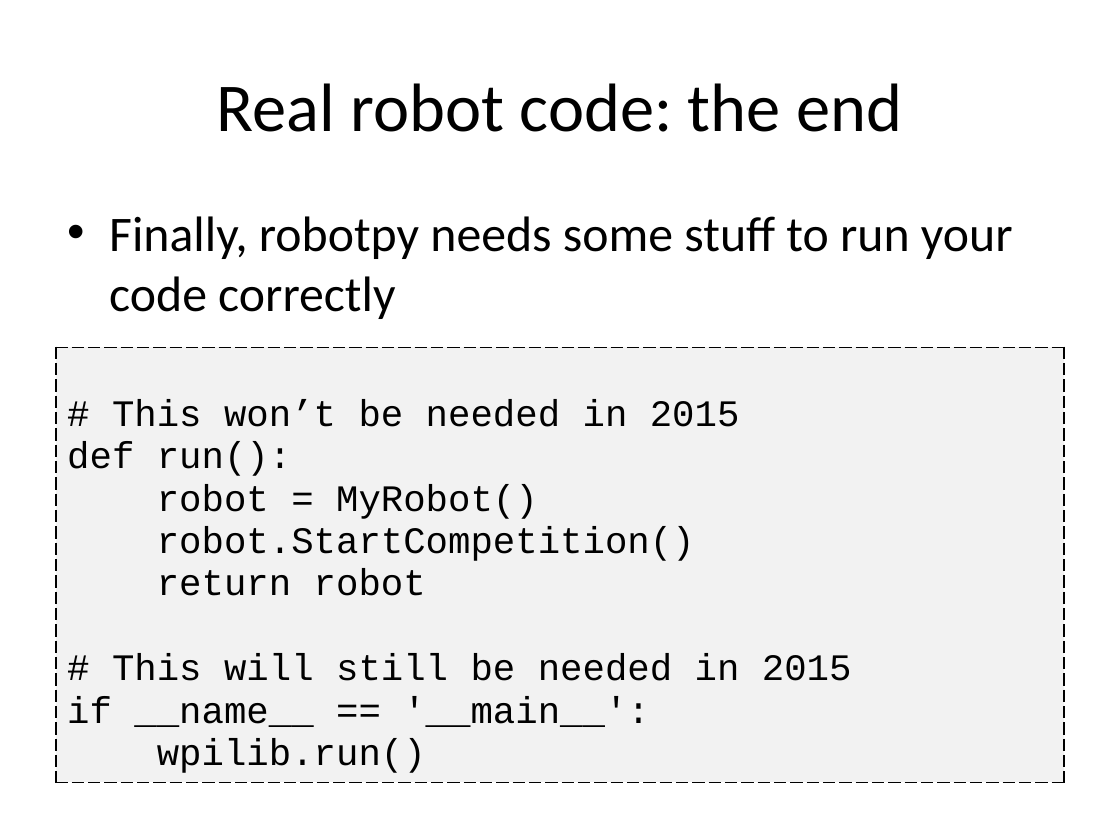
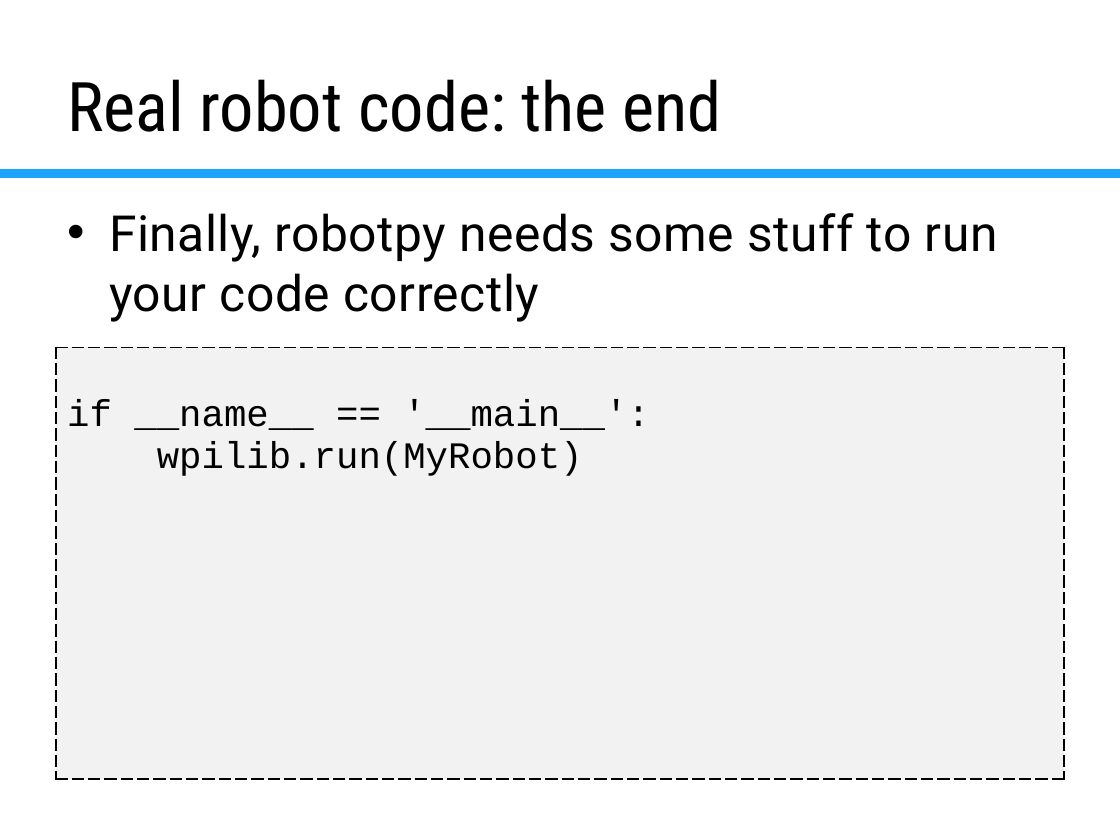
Before and after one commit to virtuald/frc-robotpy-workshop, a slide deck: slide 28 of pyfrc.pptx (slide 27 before the commit). Drawn at 1120x840 pixels with LibreOffice and Linux fonts; fonts in the diff are those of the drawing; background and template pictures are left out. Boxes give left, top, right and bottom in pixels: in the first picture for what was removed or moved away, otherwise in the second. Text is boxed around its words. In the diff, an @@ line names an element or a change of style, - is before the commit and + after.

```diff
--- a/pyfrc.pptx
+++ b/pyfrc.pptx
@@ title "Real robot code: the end" at [67, 79, 722, 132]: font Calibri to Roboto Condensed; alignment centre to left @@
@@ line added from (0, 174) to (1120, 174), #FFFFFF 6 pt @@
@@ text "Finally, robotpy needs some stuff ..." at [109, 213, 998, 322]: font Calibri to Roboto, letter spacing 0 to 0.3 pt @@
@@ table at [56, 347, 1064, 780] @@
-row 1, column 1: # This won’t be needed in 2015 / def run(): / robot = MyRobot() / robot.StartCompetition() / return robot / # This will still be needed in 2015 / if __name__ == '__main__': / wpilib.run()
+row 1, column 1: if __name__ == '__main__': / wpilib.run(MyRobot)
```
Also in this commit, not shown: 33 other slides changed, 9 slides added, 4 slides removed, 2 other files.
